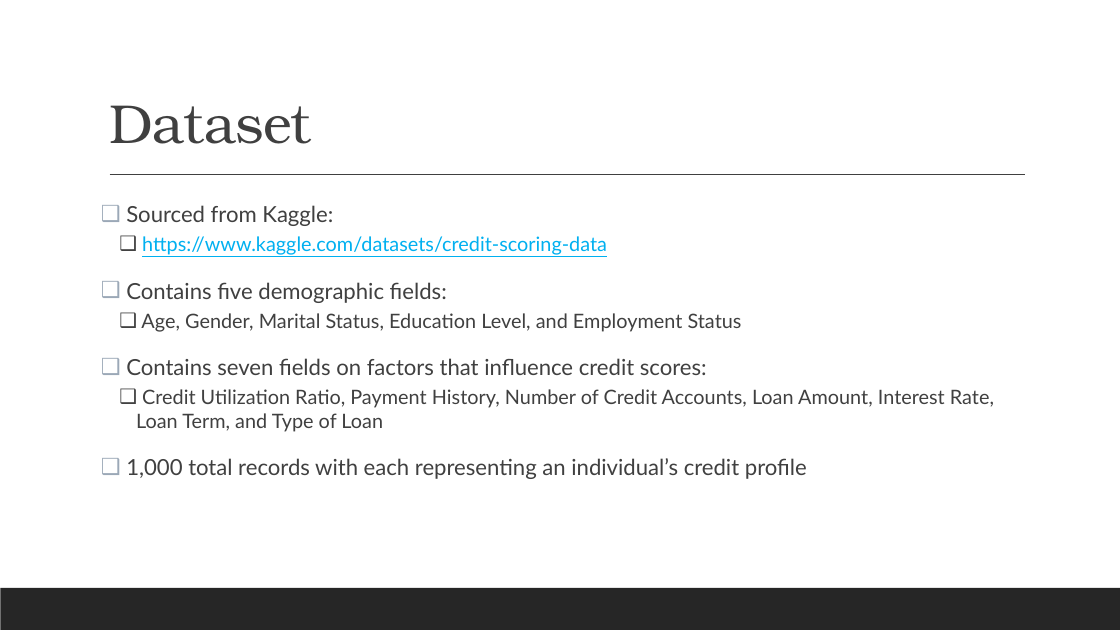
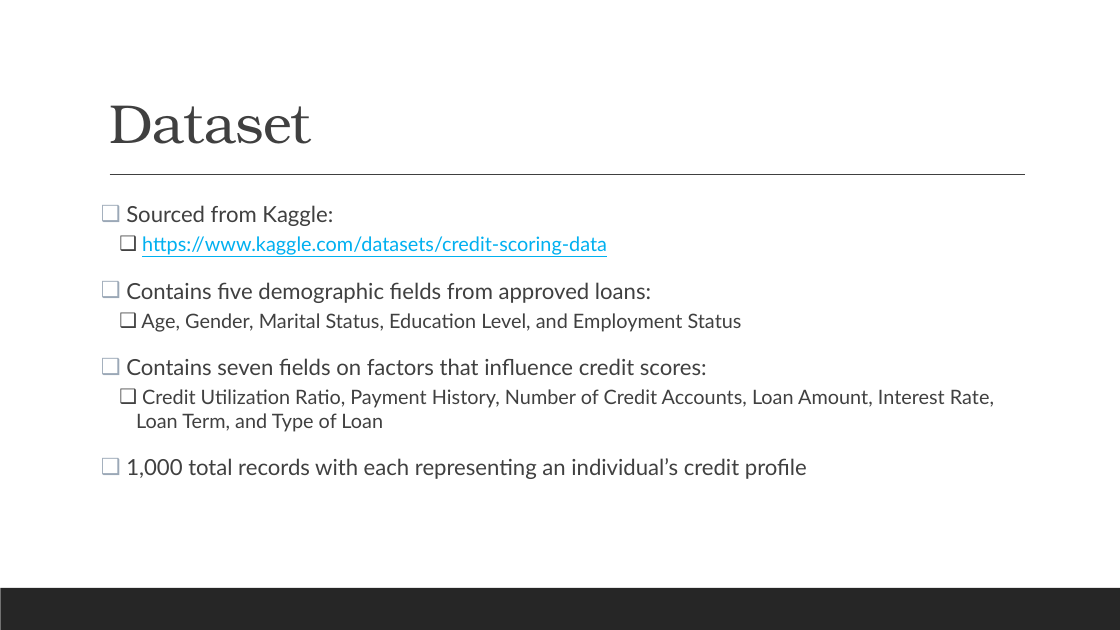
Before and after one commit to mrbowman86/Credit_Loan_Analysis, a slide deck: slide 3 of Credit_Loan_Analysis_PPT.pptx. Drawn at 1120x630 pixels with LibreOffice and Linux fonts; fonts in the diff are those of the drawing. Boxes give left, top, right and bottom in pixels: in the first picture for what was removed or moved away, otherwise in the second. Text is boxed around its words. In the diff, an @@ line names an element or a change of style, - is before the commit and + after.

Commit message:
final commit

```diff
--- a/Credit_Loan_Analysis_PPT.pptx
+++ b/Credit_Loan_Analysis_PPT.pptx
@@ text at <box>126,282,651,303</box>: text changed @@
-❑ Contains five demographic fields:
+❑ Contains five demographic fields from approved loans:
```
